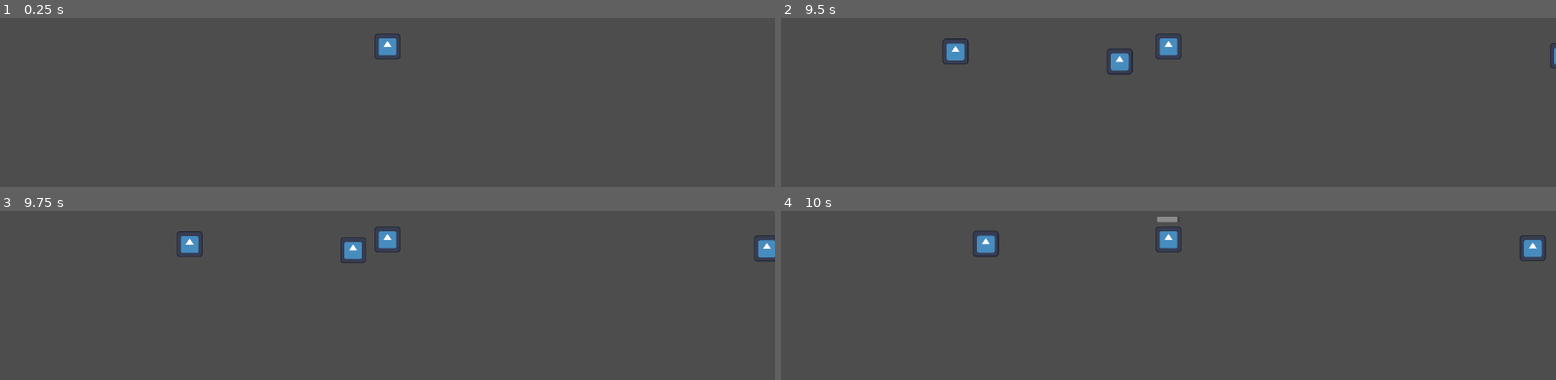
Above: before the commit, frames 1-4 (two rows, left to right).
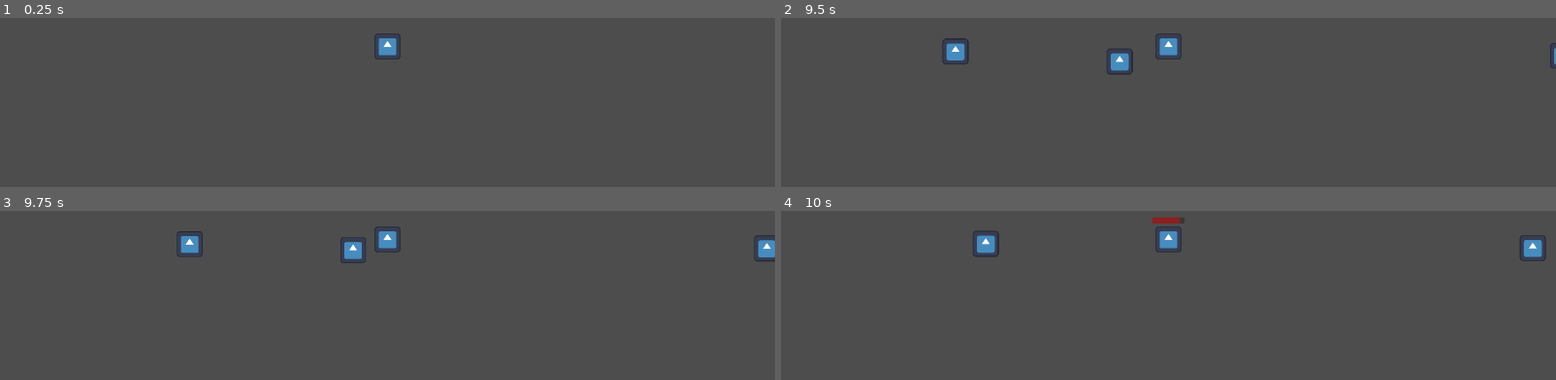
Above: after the commit, the same moments.

Repository: cosmincreato/mds
Game: Godot game, scene res://scenes/main_scene.tscn
The game is run twice, just before and just after one commit, with the same random seed, the same clock (stepped at 60 frames per second) and the same inputs. The engine's default icon, where the game draws it, is replaced by a stand-in: a white triangle on a blue panel in a dark square.
Inputs:
- Up to frame 1 (0.25 s): no input
- Up to frame 2 (9.5 s): tap Enter at 0.5, 2, 3.5 s; tap Space at 1.25, 2.75 s
- Up to frame 3 (9.75 s): no input
- Up to frame 4 (10 s): no input

Frames 1-3 are identical in both runs. In frame 4, 0.1% of the frame differs, in the area x 47-52%, y 3-8%.

Commit message:
refactoring

Diff:
--- a/scenes/ally.tscn
+++ b/scenes/ally.tscn
@@ -1,8 +1,8 @@
 [gd_scene load_steps=5 format=3 uid="uid://b440y2dak6lja"]
 
 [ext_resource type="Texture2D" uid="uid://iwmndwjfdejc" path="res://assets/base/icon.svg" id="1_l1mpe"]
-[ext_resource type="PackedScene" uid="uid://dwkjaugy7ph2v" path="res://scenes/health_bar.tscn" id="2_lx12y"]
-[ext_resource type="PackedScene" uid="uid://dmjc7gmk56v7w" path="res://scenes/attack.tscn" id="3_20huh"]
+[ext_resource type="PackedScene" uid="uid://dmjc7gmk56v7w" path="res://scenes/attack_component.tscn" id="3_20huh"]
+[ext_resource type="Script" uid="uid://cuiiigmkwokve" path="res://scripts/health_component.gd" id="3_xx1w2"]
 
 [sub_resource type="RectangleShape2D" id="RectangleShape2D_a0l60"]
 
@@ -18,6 +18,8 @@
 scale = Vector2(6.5, 6.5)
 shape = SubResource("RectangleShape2D_a0l60")
 
-[node name="HealthBar" parent="." instance=ExtResource("2_lx12y")]
+[node name="AttackComponent" parent="." instance=ExtResource("3_20huh")]
 
-[node name="Attack" parent="." instance=ExtResource("3_20huh")]
+[node name="HealthComponent" type="Node" parent="."]
+script = ExtResource("3_xx1w2")
+metadata/_custom_type_script = "uid://cuiiigmkwokve"
--- a/scenes/attack.tscn
+++ b/scenes/attack_component.tscn
@@ -1,6 +1,6 @@
 [gd_scene load_steps=2 format=3 uid="uid://dmjc7gmk56v7w"]
 
-[ext_resource type="Script" uid="uid://bxr74ube4l2vd" path="res://scripts/attack.gd" id="1_nursx"]
+[ext_resource type="Script" uid="uid://bxr74ube4l2vd" path="res://scripts/attack_component.gd" id="1_nursx"]
 
 [node name="Attack" type="Node"]
 script = ExtResource("1_nursx")
--- a/scenes/base.tscn
+++ b/scenes/base.tscn
@@ -2,11 +2,11 @@
 
 [ext_resource type="Script" uid="uid://befe606ow32q5" path="res://scripts/base.gd" id="1_h5ip5"]
 [ext_resource type="Texture2D" uid="uid://iwmndwjfdejc" path="res://assets/base/icon.svg" id="1_pvqg0"]
-[ext_resource type="PackedScene" uid="uid://dwkjaugy7ph2v" path="res://scenes/health_bar.tscn" id="2_baglu"]
-[ext_resource type="Script" uid="uid://csmmfw3uu2d4p" path="res://scripts/area_2d.gd" id="4_h5ip5"]
+[ext_resource type="PackedScene" uid="uid://dwkjaugy7ph2v" path="res://scenes/health_component.tscn" id="2_baglu"]
+[ext_resource type="PackedScene" uid="uid://cpflaq3jtiks" path="res://scenes/health_bar.tscn" id="5_40w10"]
 
-[sub_resource type="RectangleShape2D" id="RectangleShape2D_t45w4"]
-size = Vector2(140, 137)
+[sub_resource type="RectangleShape2D" id="RectangleShape2D_h5ip5"]
+size = Vector2(124, 123)
 
 [node name="Base" type="Node2D"]
 script = ExtResource("1_h5ip5")
@@ -14,17 +14,17 @@
 [node name="Sprite2D" type="Sprite2D" parent="."]
 texture = ExtResource("1_pvqg0")
 
-[node name="HealthBar" parent="." instance=ExtResource("2_baglu")]
-offset_top = -100.0
-offset_bottom = -100.0
+[node name="HealthComponent" parent="." instance=ExtResource("2_baglu")]
+max_health = 666
 
-[node name="Area2D" type="Area2D" parent="."]
-script = ExtResource("4_h5ip5")
+[node name="HealthBar" parent="." instance=ExtResource("5_40w10")]
 
-[node name="CollisionShape2D" type="CollisionShape2D" parent="Area2D"]
-position = Vector2(0, 1.5)
-scale = Vector2(1.1, 1.1)
-shape = SubResource("RectangleShape2D_t45w4")
+[node name="Hurtbox" type="Area2D" parent="."]
 
-[connection signal="damage_taken" from="HealthBar" to="." method="_on_health_bar_damage_taken"]
-[connection signal="body_entered" from="Area2D" to="Area2D" method="_on_area_2d_body_entered"]
+[node name="CollisionShape2D" type="CollisionShape2D" parent="Hurtbox"]
+position = Vector2(-1, 1.5)
+shape = SubResource("RectangleShape2D_h5ip5")
+
+[connection signal="damage_taken" from="HealthComponent" to="." method="_on_health_component_damage_taken"]
+[connection signal="died" from="HealthComponent" to="." method="_on_health_component_died"]
+[connection signal="body_entered" from="Hurtbox" to="." method="_on_hurtbox_body_entered"]
--- a/scenes/enemy.tscn
+++ b/scenes/enemy.tscn
@@ -1,10 +1,11 @@
-[gd_scene load_steps=7 format=3 uid="uid://sjsau5541004"]
+[gd_scene load_steps=8 format=3 uid="uid://sjsau5541004"]
 
 [ext_resource type="Script" uid="uid://dpkhuk08hrkp5" path="res://scripts/enemy.gd" id="1_5uy6h"]
 [ext_resource type="Texture2D" uid="uid://iwmndwjfdejc" path="res://assets/base/icon.svg" id="1_md0e3"]
-[ext_resource type="PackedScene" uid="uid://dwkjaugy7ph2v" path="res://scenes/health_bar.tscn" id="2_4ra3w"]
+[ext_resource type="PackedScene" uid="uid://cpflaq3jtiks" path="res://scenes/health_bar.tscn" id="2_4ra3w"]
 [ext_resource type="Script" uid="uid://cpqn2bfg7lovo" path="res://scripts/character_body_2d.gd" id="2_5uy6h"]
-[ext_resource type="PackedScene" uid="uid://dmjc7gmk56v7w" path="res://scenes/attack.tscn" id="5_c4w8v"]
+[ext_resource type="PackedScene" uid="uid://dmjc7gmk56v7w" path="res://scenes/attack_component.tscn" id="5_c4w8v"]
+[ext_resource type="PackedScene" uid="uid://dwkjaugy7ph2v" path="res://scenes/health_component.tscn" id="7_md484"]
 
 [sub_resource type="RectangleShape2D" id="RectangleShape2D_5uy6h"]
 
@@ -22,10 +23,10 @@
 shape = SubResource("RectangleShape2D_5uy6h")
 
 [node name="HealthBar" parent="CharacterBody2D" instance=ExtResource("2_4ra3w")]
-offset_top = -100.0
-offset_bottom = -100.0
 
-[node name="Attack" parent="." instance=ExtResource("5_c4w8v")]
+[node name="AttackComponent" parent="." instance=ExtResource("5_c4w8v")]
 
-[connection signal="damage_taken" from="CharacterBody2D/HealthBar" to="." method="_on_health_bar_damage_taken"]
-[connection signal="died" from="CharacterBody2D/HealthBar" to="." method="_on_health_bar_died"]
+[node name="HealthComponent" parent="." instance=ExtResource("7_md484")]
+
+[connection signal="damage_taken" from="HealthComponent" to="." method="_on_health_component_damage_taken"]
+[connection signal="died" from="HealthComponent" to="." method="_on_health_component_died"]
--- a/scenes/health_bar.tscn
+++ b/scenes/health_bar.tscn
@@ -1,22 +1,16 @@
-[gd_scene load_steps=4 format=3 uid="uid://dwkjaugy7ph2v"]
+[gd_scene load_steps=3 format=3 uid="uid://cpflaq3jtiks"]
 
-[ext_resource type="Script" uid="uid://cuiiigmkwokve" path="res://scripts/health_component.gd" id="1_m7ell"]
-[ext_resource type="Script" uid="uid://uoa5oljqppdq" path="res://scripts/progress_bar.gd" id="2_y3kqx"]
+[ext_resource type="Script" uid="uid://b5fvvtykkff42" path="res://scripts/health_bar.gd" id="1_1bvlm"]
 
 [sub_resource type="Theme" id="Theme_y3kqx"]
 
-[node name="HealthBar" type="Control"]
-layout_mode = 3
-anchors_preset = 0
-script = ExtResource("1_m7ell")
-
-[node name="ProgressBar" type="ProgressBar" parent="."]
-offset_left = -57.0
-offset_top = -14.0
-offset_right = 56.0
-offset_bottom = 13.0
+[node name="HealthBar" type="ProgressBar"]
+visible = false
+modulate = Color(1, 0, 0, 1)
+offset_left = -80.0
+offset_top = -110.0
+offset_right = 80.0
+offset_bottom = -80.0
 theme = SubResource("Theme_y3kqx")
 show_percentage = false
-script = ExtResource("2_y3kqx")
-
-[connection signal="damage_taken" from="." to="ProgressBar" method="_on_health_bar_damage_taken"]
+script = ExtResource("1_1bvlm")
--- /dev/null
+++ b/scenes/health_component.tscn
@@ -0,0 +1,6 @@
+[gd_scene load_steps=2 format=3 uid="uid://dwkjaugy7ph2v"]
+
+[ext_resource type="Script" uid="uid://cuiiigmkwokve" path="res://scripts/health_component.gd" id="1_q21hc"]
+
+[node name="HealthComponent" type="Node"]
+script = ExtResource("1_q21hc")
--- /dev/null
+++ b/scenes/hurtbox.tscn
@@ -0,0 +1,11 @@
+[gd_scene load_steps=2 format=3 uid="uid://blnbp4jhyld43"]
+
+[sub_resource type="RectangleShape2D" id="RectangleShape2D_t45w4"]
+size = Vector2(118.182, 118.182)
+
+[node name="Hurtbox" type="Area2D"]
+
+[node name="CollisionShape2D" type="CollisionShape2D" parent="."]
+position = Vector2(-2, 0)
+scale = Vector2(1.1, 1.1)
+shape = SubResource("RectangleShape2D_t45w4")
--- a/scripts/area_2d.gd
+++ /dev/null
@@ -1,10 +0,0 @@
-extends Area2D
-
-func _on_area_2d_body_entered(body: Node2D) -> void:
-	if body.get_parent().is_in_group("enemies"):
-		var enemy_health = body.get_node("HealthBar")
-		var enemy_attack = body.get_parent().get_node("Attack")
-		var base_health = get_parent().get_node("HealthBar")
-		##
-		enemy_health.take_damage(enemy_health.health)
-		base_health.take_damage(enemy_attack.attack)
--- a/scripts/attack.gd
+++ /dev/null
@@ -1,3 +0,0 @@
-extends Node
-
-@export var attack: int = 100
--- /dev/null
+++ b/scripts/attack_component.gd
@@ -0,0 +1,9 @@
+class_name AttackComponent extends Node
+
+@export var attack_damage: int = 100
+
+func deal_damage(target : HealthComponent) -> void:
+	# aici putem avea pe viitor ceva calcule pt crit chance
+	# sau alte chestii tari
+
+	target.take_damage(attack_damage)
--- a/scripts/base.gd
+++ b/scripts/base.gd
@@ -1,5 +1,26 @@
-extends Node2D
+class_name Base extends Node2D
 
+@onready var health_component : HealthComponent = get_node_or_null("HealthComponent")
+@onready var health_bar : HealthBar = get_node_or_null("HealthBar")
 
-func _on_health_bar_damage_taken(_new_health: int, amount: int) -> void:
-	print(name + " has taken " + str(amount) + " damage.")
+func _ready() -> void:
+	health_bar.max_value = health_component.max_health
+
+# Cand Hurtbox semnaleaza ca cineva a intrat in coliziune cu baza
+func _on_hurtbox_body_entered(body: Node2D) -> void:
+	if body.get_parent().is_in_group("enemies"):
+		var enemy_health_component = body.get_parent().get_node_or_null("HealthComponent")
+		var enemy_attack_component = body.get_parent().get_node_or_null("AttackComponent")
+
+		if enemy_attack_component:
+			enemy_attack_component.deal_damage(health_component)
+
+		enemy_health_component.take_damage(enemy_health_component.health)
+
+# Cand HealthComponent semnaleaza ca baza ca si-a luat damage
+func _on_health_component_damage_taken(new_health: int, _amount: int) -> void:
+	health_bar.update(new_health)
+
+# Cand HealthComponent semnaleaza ca baza a fost distrusa
+func _on_health_component_died() -> void:
+	print("Game Over")
--- a/scripts/character_body_2d.gd
+++ b/scripts/character_body_2d.gd
@@ -1,10 +1,11 @@
 extends CharacterBody2D
 
 var parent : Node2D = null
+var speed : int = 300
 
 func _physics_process(_delta: float) -> void:
 	var dir = global_position.direction_to(parent.seeking.global_position)
-	velocity = dir * parent.speed
+	velocity = dir * speed
 	move_and_slide()
 
 
--- a/scripts/enemy.gd
+++ b/scripts/enemy.gd
@@ -1,8 +1,8 @@
-extends Node2D
+class_name Enemy extends Node2D
 
 # Nodul catre care se va deplasa inamicul
 @export var seeking : Node2D = null
-var speed : int = 300
+@onready var health_bar : HealthBar = get_node_or_null("CharacterBody2D/HealthBar")
 
 func _ready() -> void:
 	# Dependency Injection pentru copiii care au nevoie de variabile din parinte
@@ -10,10 +10,10 @@
 		if child.has_method("set_dependencies"):
 			child.set_dependencies(self)
 
+# Cand HealthComponent semnaleaza ca inamicul ca si-a luat damage
+func _on_health_component_damage_taken(new_health: int, _amount: int) -> void:
+	health_bar.update(new_health)
 
-func _on_health_bar_damage_taken(_new_health: int, amount: int) -> void:
-	print(name + " has taken " + str(amount) + " damage.")
-
-
-func _on_health_bar_died() -> void:
+# Cand HealthComponent semnaleaza ca inamicul a fost ucis
+func _on_health_component_died() -> void:
 	queue_free()
--- /dev/null
+++ b/scripts/health_bar.gd
@@ -0,0 +1,5 @@
+class_name HealthBar extends ProgressBar
+
+func update(new_health : int) -> void:
+	value = new_health
+	visible = (value != max_value)
--- a/scripts/health_component.gd
+++ b/scripts/health_component.gd
@@ -1,22 +1,18 @@
-extends Control
+class_name HealthComponent extends Node
 
 signal damage_taken(new_health : int, amount : int)
 signal healed(new_health : int, amount : int)
 signal died()
 
-@export var max_health: int = 1000
-var health: int
+@export var max_health : int = 100
+var health : int
 
 func _ready() -> void:
 	health = max_health
 
-	# Dependency Injection pentru copiii care au nevoie de variabile din parinte
-	for child in get_children():
-		if child.has_method("set_dependencies"):
-			child.set_dependencies(self)
+### Metode publice
 
-# Poate functiona drept damage sau heal
-func take_damage(amount : int):
+func take_damage(amount : int) -> void:
 	health -= amount
 
 	if health <= 0:
@@ -25,7 +21,7 @@
 
 	emit_signal("damage_taken", health, amount)
 
-func heal(amount : int):
+func heal(amount : int) -> void:
 	health += amount
 
 	if health > max_health:
--- a/scripts/progress_bar.gd
+++ /dev/null
@@ -1,15 +0,0 @@
-extends ProgressBar
-
-var parent : Control = null
-
-func _ready() -> void:
-	visible = false
-
-
-func set_dependencies(p: Control):
-	self.parent = p
-	max_value = parent.max_health
-
-func _on_health_bar_damage_taken(new_health: int, amount: int) -> void:
-	visible = true
-	value = new_health
Not shown, removed: scripts/area_2d.gd.uid
Renamed: scripts/attack.gd.uid -> scripts/attack_component.gd.uid
Not shown, added: scripts/health_bar.gd.uid
Not shown, removed: scripts/progress_bar.gd.uid
